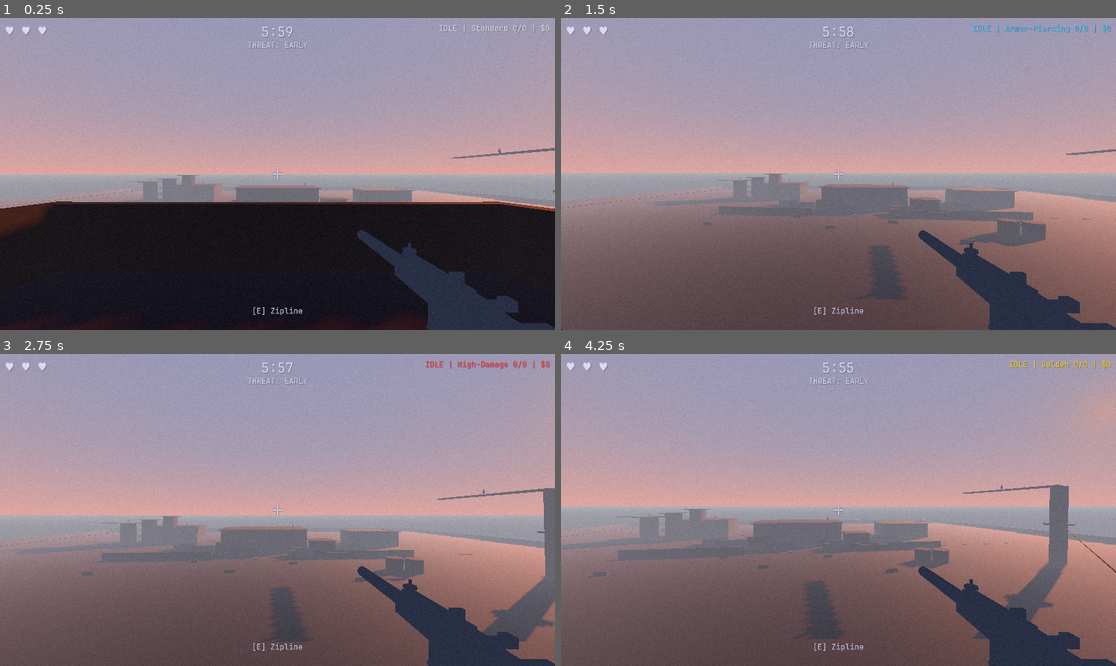
Above: before the commit, frames 1-4 (two rows, left to right).
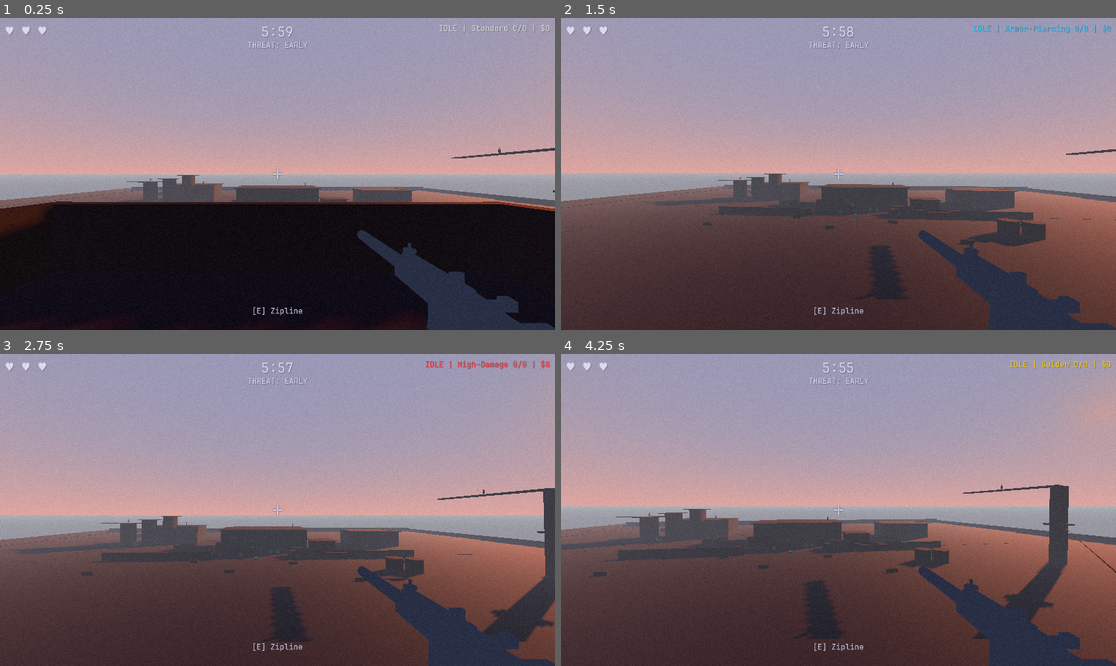
Above: after the commit, the same moments.

Repository: artemiiShabanov/UntitledSniperGame
Game: Godot game, scene res://scenes/levels/industrial_yard.tscn
The game is run twice, just before and just after one commit, with the same random seed, the same clock (stepped at 60 frames per second) and the same inputs. This scene is started directly instead of the project's main scene.
Inputs (mouse positions are in pixels of both pictures, inside the frame that each line leads up to):
- Up to frame 1 (0.25 s): no input
- Up to frame 2 (1.5 s): tap Enter at 0.5 s; move the mouse to (866, 174) at 0.52 s; hold W (move_forward) from 0.53 s (still down); tap 1 (ammo_1) at 0.6 s; tap Space (jump) at 0.77 s; move the mouse to (810, 174) at 1.27 s; tap 2 (ammo_2) at 1.35 s
- Up to frame 3 (2.75 s): keep holding W (move_forward); tap Space (jump) at 1.52 s; move the mouse to (288, 503) at 2.02 s; tap 3 (ammo_3) at 2.1 s
- Up to frame 4 (4.25 s): keep holding W (move_forward); tap Space (jump) at 2.75, 3.02, 3.77 s; move the mouse to (832, 516) at 2.77 s; tap 4 (ammo_4) at 2.85 s; move the mouse to (877, 513) at 3.52 s; tap 5 (ammo_5) at 3.6 s

The runs differ from the first frame. In frame 1, 4.5% of the frame differs, in the area x 0-100%, y 41-62%; in frame 2, 42%; in frame 3, 41%; in frame 4, 43%, in the area x 0-100%, y 41-100%.

Commit message:
Weather particles: rain + snow GPU particles, reduce fog density 3x
- WeatherParticles system: spawns GPUParticles3D that follows player
  camera for rain (3000 fast thin streaks) and snow (1500 slow flakes)
- Both palette-colored (bg_light) and update on palette swap
- base_level auto-creates weather particles based on current_weather
- Reduce all fog densities by 3x (snow 0.01→0.0033, rain 0.005→0.0017,
  overcast 0.003→0.001, volumetric 0.03→0.01)
- Clear and overcast skip particles (fog-only)

Co-Authored-By: Claude Opus 4.6 <noreply@anthropic.com>

Diff:
--- a/scripts/world/base_level.gd
+++ b/scripts/world/base_level.gd
@@ -76,6 +76,9 @@
 		AudioManager.play_music(&"level_theme")
 
 	RunManager.threat_phase_changed.connect(_on_threat_phase_changed)
+
+	# Weather particles (rain/snow) — follows player camera
+	_setup_weather_particles()
 
 
 func _pick_environment() -> void:
@@ -248,6 +251,23 @@
 		zones[i].queue_free()
 
 
+func _setup_weather_particles() -> void:
+	if current_weather == "clear" or current_weather == "overcast":
+		return  # No particles needed
+	# Find the player camera
+	var players := get_tree().get_nodes_in_group("player")
+	if players.is_empty():
+		return
+	var player_node: Node = players[0]
+	var cam: Camera3D = player_node.get_node_or_null("Head/Camera3D")
+	if not cam:
+		return
+	var weather_fx := WeatherParticles.new()
+	weather_fx.name = "WeatherParticles"
+	weather_fx.setup(current_weather, cam)
+	add_child(weather_fx)
+
+
 func _on_threat_phase_changed(phase: RunManager.ThreatPhase) -> void:
 	match phase:
 		RunManager.ThreatPhase.MID:
--- a/scripts/world/environment_config.gd
+++ b/scripts/world/environment_config.gd
@@ -63,15 +63,15 @@
 	},
 	"snow": {
 		"fog_enabled": true,
-		"fog_density": 0.01,
+		"fog_density": 0.0033,
 		"fog_color": Color(0.85, 0.88, 0.95),
 		"volumetric_fog_enabled": true,
-		"volumetric_fog_density": 0.03,
+		"volumetric_fog_density": 0.01,
 		"visibility_multiplier": 0.6,   # Reduced visibility from snowfall
 	},
 	"rain": {
 		"fog_enabled": true,
-		"fog_density": 0.005,
+		"fog_density": 0.0017,
 		"fog_color": Color(0.5, 0.55, 0.6),
 		"volumetric_fog_enabled": false,
 		"volumetric_fog_density": 0.0,
@@ -79,7 +79,7 @@
 	},
 	"overcast": {
 		"fog_enabled": true,
-		"fog_density": 0.003,
+		"fog_density": 0.001,
 		"fog_color": Color(0.6, 0.6, 0.65),
 		"volumetric_fog_enabled": false,
 		"volumetric_fog_density": 0.0,
--- /dev/null
+++ b/scripts/world/weather_particles.gd
@@ -0,0 +1,158 @@
+class_name WeatherParticles
+extends Node3D
+## Spawns GPU particle systems for weather effects (rain, snow).
+## Follows the player camera. Created by BaseLevel based on current_weather.
+
+
+var _rain_particles: GPUParticles3D
+var _snow_particles: GPUParticles3D
+var _camera: Camera3D
+
+
+## ── Configuration ────────────────────────────────────────────────────────
+
+const FOLLOW_AREA: float = 40.0   ## Particle box width/depth around player
+const RAIN_HEIGHT: float = 25.0   ## How high above player rain spawns
+const SNOW_HEIGHT: float = 20.0
+
+const RAIN_AMOUNT: int = 3000
+const SNOW_AMOUNT: int = 1500
+
+
+func setup(weather: String, camera: Camera3D) -> void:
+	_camera = camera
+	match weather:
+		"rain":
+			_create_rain()
+		"snow":
+			_create_snow()
+		_:
+			# clear / overcast — no particles
+			pass
+
+
+func _process(_delta: float) -> void:
+	if _camera:
+		global_position = _camera.global_position
+
+
+## ── Rain ─────────────────────────────────────────────────────────────────
+
+func _create_rain() -> void:
+	_rain_particles = GPUParticles3D.new()
+	_rain_particles.name = "RainParticles"
+	_rain_particles.amount = RAIN_AMOUNT
+	_rain_particles.lifetime = 1.2
+	_rain_particles.visibility_aabb = AABB(
+		Vector3(-FOLLOW_AREA / 2.0, -5.0, -FOLLOW_AREA / 2.0),
+		Vector3(FOLLOW_AREA, RAIN_HEIGHT + 10.0, FOLLOW_AREA)
+	)
+
+	# Process material
+	var mat := ParticleProcessMaterial.new()
+	mat.emission_shape = ParticleProcessMaterial.EMISSION_SHAPE_BOX
+	mat.emission_box_extents = Vector3(FOLLOW_AREA / 2.0, 0.5, FOLLOW_AREA / 2.0)
+
+	# Rain falls fast and straight with slight angle
+	mat.direction = Vector3(0.1, -1.0, 0.05)
+	mat.spread = 3.0
+	mat.initial_velocity_min = 18.0
+	mat.initial_velocity_max = 22.0
+	mat.gravity = Vector3(0.0, -15.0, 0.0)
+
+	# Thin streaks
+	mat.scale_min = 0.3
+	mat.scale_max = 0.5
+
+	# Palette-driven color
+	var rain_color := PaletteManager.get_color(&"bg_light")
+	rain_color.a = 0.3
+	mat.color = rain_color
+
+	_rain_particles.process_material = mat
+	_rain_particles.position.y = RAIN_HEIGHT
+
+	# Draw pass — thin stretched quad for rain streaks
+	var mesh := QuadMesh.new()
+	mesh.size = Vector2(0.02, 0.4)
+	var draw_mat := StandardMaterial3D.new()
+	draw_mat.shading_mode = BaseMaterial3D.SHADING_MODE_UNSHADED
+	draw_mat.transparency = BaseMaterial3D.TRANSPARENCY_ALPHA
+	draw_mat.albedo_color = Color(rain_color.r, rain_color.g, rain_color.b, 0.3)
+	draw_mat.billboard_mode = BaseMaterial3D.BILLBOARD_DISABLED
+	draw_mat.no_depth_test = true
+	mesh.material = draw_mat
+	_rain_particles.draw_pass_1 = mesh
+
+	add_child(_rain_particles)
+
+	# Connect palette changes
+	PaletteManager.palette_changed.connect(func(_p: Resource) -> void:
+		var c := PaletteManager.get_color(&"bg_light")
+		c.a = 0.3
+		mat.color = c
+		draw_mat.albedo_color = Color(c.r, c.g, c.b, 0.3)
+	)
+
+
+## ── Snow ─────────────────────────────────────────────────────────────────
+
+func _create_snow() -> void:
+	_snow_particles = GPUParticles3D.new()
+	_snow_particles.name = "SnowParticles"
+	_snow_particles.amount = SNOW_AMOUNT
+	_snow_particles.lifetime = 4.0
+	_snow_particles.visibility_aabb = AABB(
+		Vector3(-FOLLOW_AREA / 2.0, -5.0, -FOLLOW_AREA / 2.0),
+		Vector3(FOLLOW_AREA, SNOW_HEIGHT + 10.0, FOLLOW_AREA)
+	)
+
+	# Process material
+	var mat := ParticleProcessMaterial.new()
+	mat.emission_shape = ParticleProcessMaterial.EMISSION_SHAPE_BOX
+	mat.emission_box_extents = Vector3(FOLLOW_AREA / 2.0, 0.5, FOLLOW_AREA / 2.0)
+
+	# Snow drifts slowly with some horizontal sway
+	mat.direction = Vector3(0.0, -1.0, 0.0)
+	mat.spread = 15.0
+	mat.initial_velocity_min = 2.0
+	mat.initial_velocity_max = 4.0
+	mat.gravity = Vector3(0.5, -2.0, 0.3)
+
+	# Small flakes with size variance
+	mat.scale_min = 0.4
+	mat.scale_max = 1.0
+
+	# Slight turbulence via angular velocity
+	mat.angular_velocity_min = -30.0
+	mat.angular_velocity_max = 30.0
+
+	# Palette-driven color
+	var snow_color := PaletteManager.get_color(&"bg_light")
+	snow_color.a = 0.7
+	mat.color = snow_color
+
+	_snow_particles.process_material = mat
+	_snow_particles.position.y = SNOW_HEIGHT
+
+	# Draw pass — small billboard quad for snowflakes
+	var mesh := QuadMesh.new()
+	mesh.size = Vector2(0.08, 0.08)
+	var draw_mat := StandardMaterial3D.new()
+	draw_mat.shading_mode = BaseMaterial3D.SHADING_MODE_UNSHADED
+	draw_mat.transparency = BaseMaterial3D.TRANSPARENCY_ALPHA
+	draw_mat.albedo_color = Color(snow_color.r, snow_color.g, snow_color.b, 0.7)
+	draw_mat.billboard_mode = BaseMaterial3D.BILLBOARD_ENABLED
+	draw_mat.no_depth_test = true
+	mesh.material = draw_mat
+	_snow_particles.draw_pass_1 = mesh
+
+	add_child(_snow_particles)
+
+	# Connect palette changes
+	PaletteManager.palette_changed.connect(func(_p: Resource) -> void:
+		var c := PaletteManager.get_color(&"bg_light")
+		c.a = 0.7
+		mat.color = c
+		draw_mat.albedo_color = Color(c.r, c.g, c.b, 0.7)
+	)
Not shown, changed: PLAN.md
